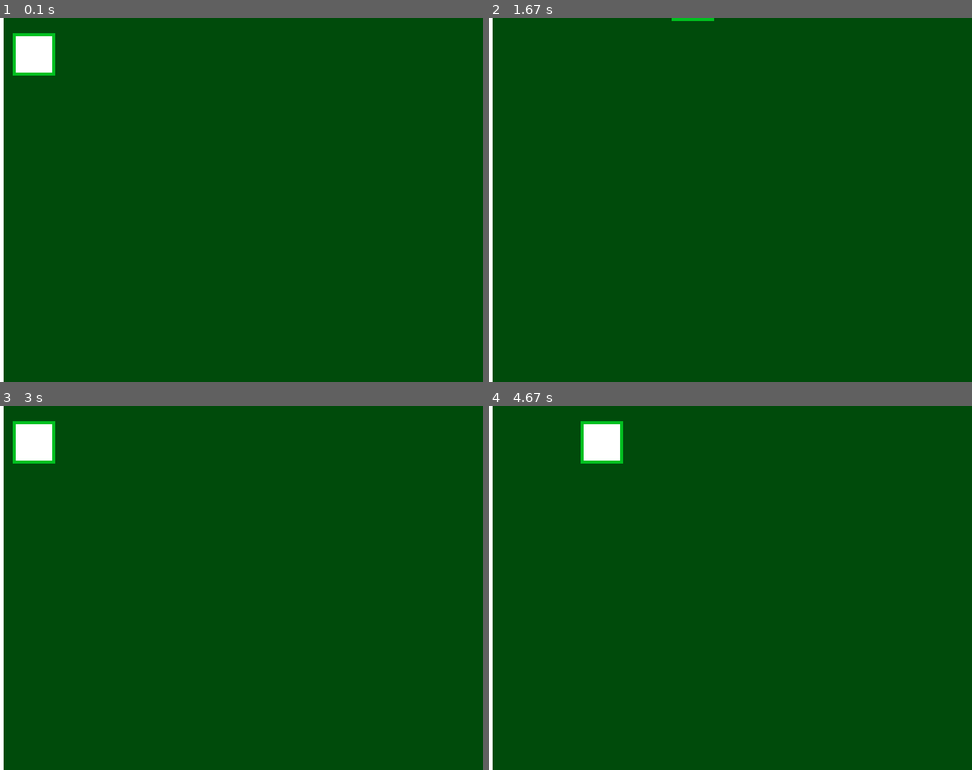
Above: before the commit, frames 1-4 (two rows, left to right).
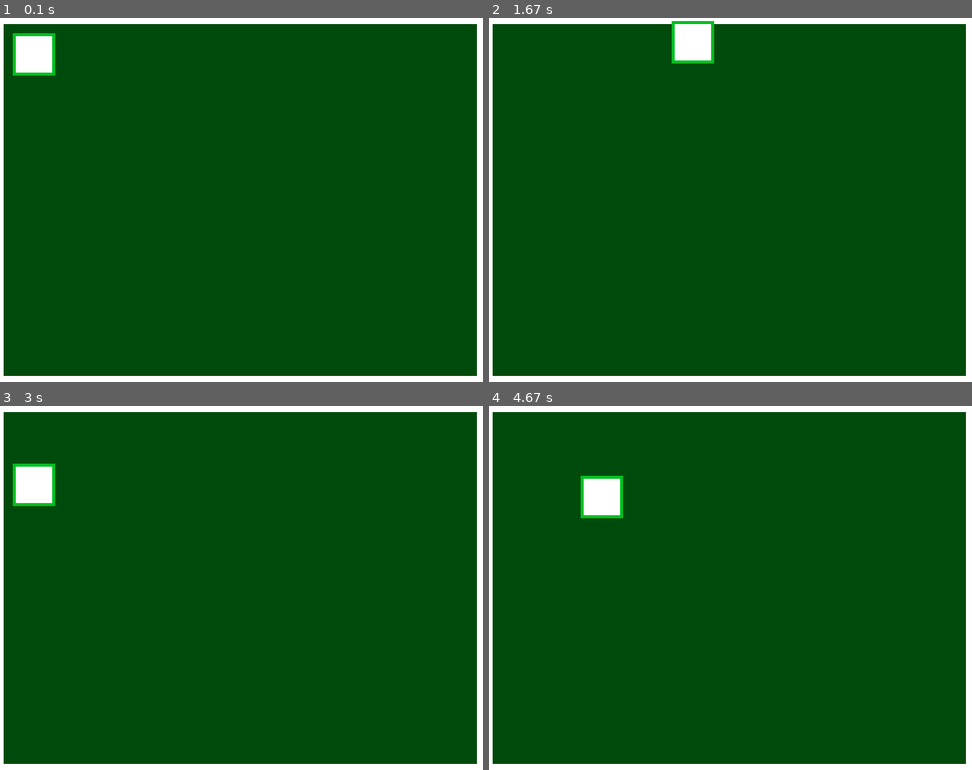
Above: after the commit, the same moments.

Repository: charredlot/misc-crap
Game: pygame game, started from python/pygame_test/main.py
Two runs of this game, one before a commit and one after it. Both use one fixed random seed, a clock stepped at 60 frames per second and the inputs below.
Inputs:
- Up to frame 1 (0.1 s): no input
- Up to frame 2 (1.67 s): hold Right 0.33-0.8 s; hold Up 0.83-1.13 s; hold Right 1.17-1.63 s
- Up to frame 3 (3 s): hold Left 1.67-2.2 s; hold Down 2.23-2.53 s; hold Left 2.57-2.97 s
- Up to frame 4 (4.67 s): hold Up 3-3.37 s; hold Right 3.4-4.03 s; hold Down 4.07-4.43 s; hold Left from 4.47 s (still down)

The runs differ from the first frame. In frame 1, 4.5% of the frame differs, in the area x 0-100%, y 0-100%; in frame 2, 5.5%; in frame 3, 6.6%; in frame 4, 6.6%.

Commit message:
pygame: add walls and collisions

Diff:
--- a/python/pygame_test/main.py
+++ b/python/pygame_test/main.py
@@ -49,10 +49,12 @@
 class Wall(object):
     WIDTH = 10
     COLOR = (255, 255, 255)
-    def __init__(self, top_left, bottom_right):
-        self.rect = pygame.Rect(top_left[0], top_left[1],
-                                bottom_right[0] - top_left[0],
-                                bottom_right[1] - top_left[1])
+    def __init__(self, x, y, width, height):
+        self.rect = pygame.Rect(x, y, width, height)
+        self.left = x
+        self.right = x + width
+        self.top = y
+        self.bottom = y + height
 
     def draw(self, display):
         pygame.draw.rect(display, Wall.COLOR, self.rect)
@@ -73,8 +75,12 @@
     def init_scene(self):
         pygame.init()
         self.display = pygame.display.set_mode((self.width, self.height))
-        self.obstacles = []
-        self.obstacles.append(Wall((0, 0), (Wall.WIDTH, self.height)))
+        self.obstacles = [
+            Wall(0, 0, Wall.WIDTH, self.height),
+            Wall(0, 0, self.width, Wall.WIDTH),
+            Wall(0, self.height - Wall.WIDTH, self.width, Wall.WIDTH),
+            Wall(self.width - Wall.WIDTH, 0, Wall.WIDTH, self.height),
+        ]
         self.player = PlayerChar((30, 30), (0xff, 0xff, 0xff))
         self.player.selected = True
 
@@ -84,9 +90,9 @@
             obstacle.draw(self.display)
         self.player.draw(self.display)
 
-    def game_input(self, pressed):
+    def player_movement(self, pressed):
         if self.player is None:
-            return
+            return None
 
         x = 0
         y = 0
@@ -99,15 +105,36 @@
         if pressed[self.MOVE_RIGHT]:
             x += 1
 
-        if x != 0 or y != 0:
-            # normalize diagonal movement
-            norm = sqrt((x * x) + (y * y))
-            uv = ((float(x) / norm) * self.player.speed,
-                  (float(y) / norm) * self.player.speed)
-            self.player.move(uv)
+        if x == 0 and y == 0:
+            return None
 
-    def ui_input(self, pressed):
-        pass
+        # normalize diagonal movement
+        norm = sqrt((x * x) + (y * y))
+        return ((float(x) / norm) * self.player.speed,
+                (float(y) / norm) * self.player.speed)
+
+    def resolve_movement(self, pressed):
+        vec = self.player_movement(pressed)
+        if vec is not None:
+            dx, dy = vec
+            # TODO: kinda messy, could probably do it more explicitly?
+            for dx, dy in ((vec[0], 0), (0, vec[1])):
+                self.player.rect.move_ip(dx, dy)
+                for obstacle in self.obstacles:
+                    if not self.player.rect.colliderect(obstacle.rect):
+                        continue
+
+                    if dx > 0:
+                        # collide from the left
+                        self.player.rect.right = obstacle.rect.left
+                    elif dx < 0:
+                        self.player.rect.left = obstacle.rect.right
+
+                    if dy > 0:
+                        # collide from above
+                        self.player.rect.bottom = obstacle.rect.top
+                    elif dy < 0:
+                        self.player.rect.top = obstacle.rect.bottom
 
 def main():
     parser = ArgumentParser()
@@ -136,9 +163,8 @@
                 print("got quit event {}".format(event))
                 break
         pressed = pygame.key.get_pressed()
-        g.game_input(pressed)
-        g.ui_input(pressed)
 
+        g.resolve_movement(pressed)
         g.redraw()
         pygame.display.flip()
         clock.tick(FRAME_RATE)
